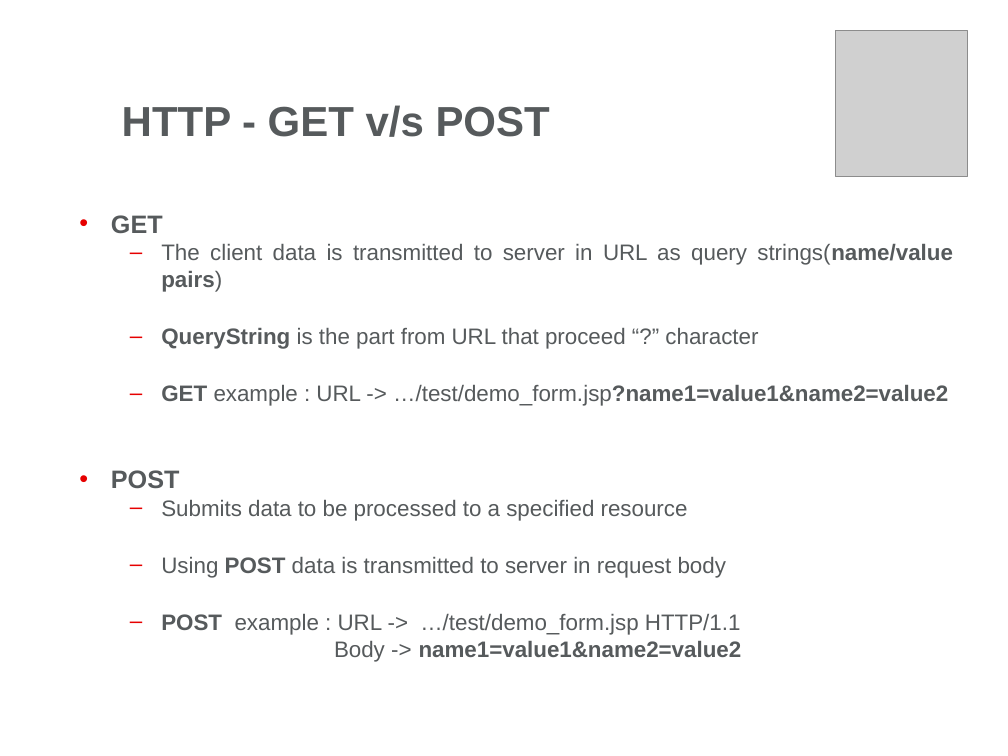
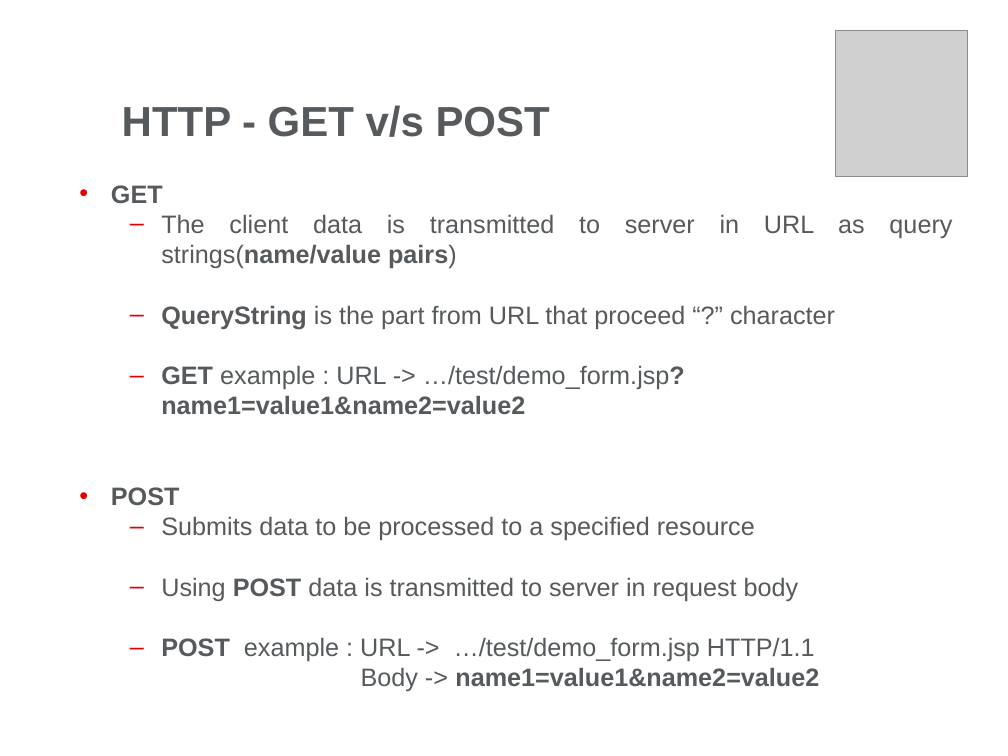
Before and after one commit to milanblank/JavaDocs, a slide deck: slide 27 of Servlets/Day1/Docs/Web Presentation-Part1.pptx. Drawn at 1008x756 pixels with LibreOffice and Linux fonts; fonts in the diff are those of the drawing; grey boxes stand for pictures; background and template pictures are left out. Boxes give left, top, right and bottom in pixels: in the first picture for what was removed or moved away, otherwise in the second. Text is boxed around its words. In the diff, an @@ line names an element or a change of style, - is before the commit and + after.

```diff
--- a/Servlets/Day1/Docs/Web Presentation-Part1.pptx
+++ b/Servlets/Day1/Docs/Web Presentation-Part1.pptx
@@ text at box(161, 214, 952, 691): size 16 to 18 pt @@
```
Also in this commit, not shown: 15 other slides changed, 17 other files.
